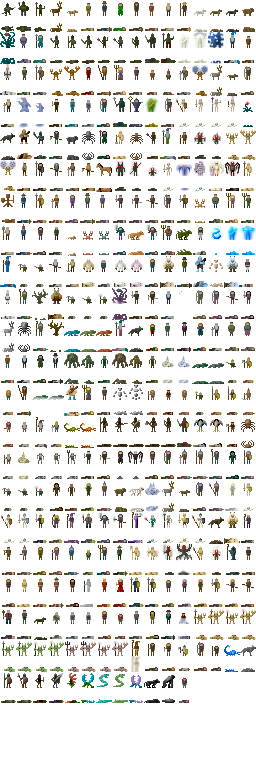
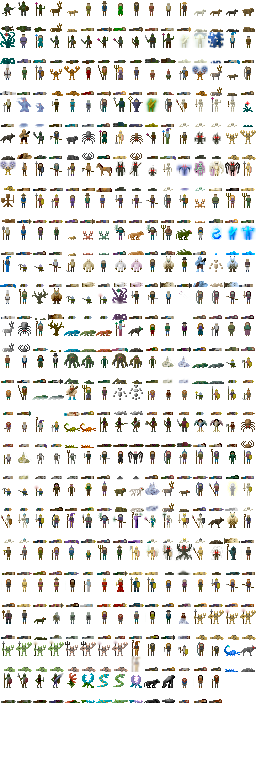
Revision of a layered 256x768 image; what changed, layer by layer:
painted on "Background" over <box>193,675,222,703</box>
